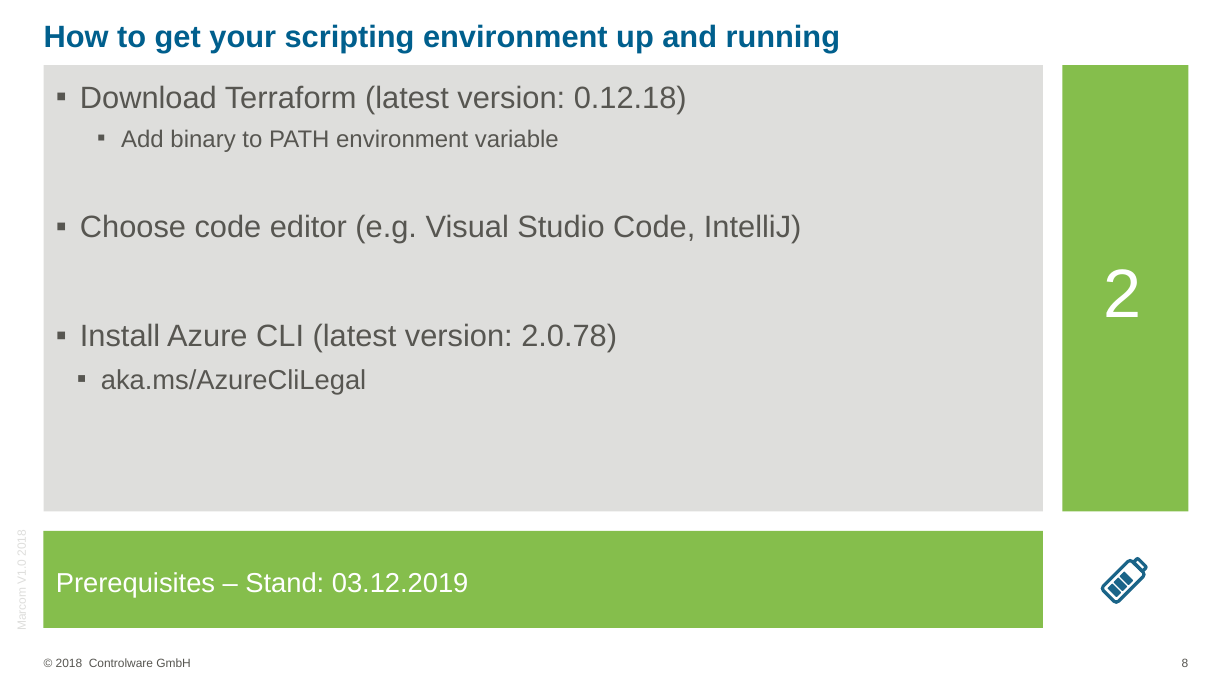
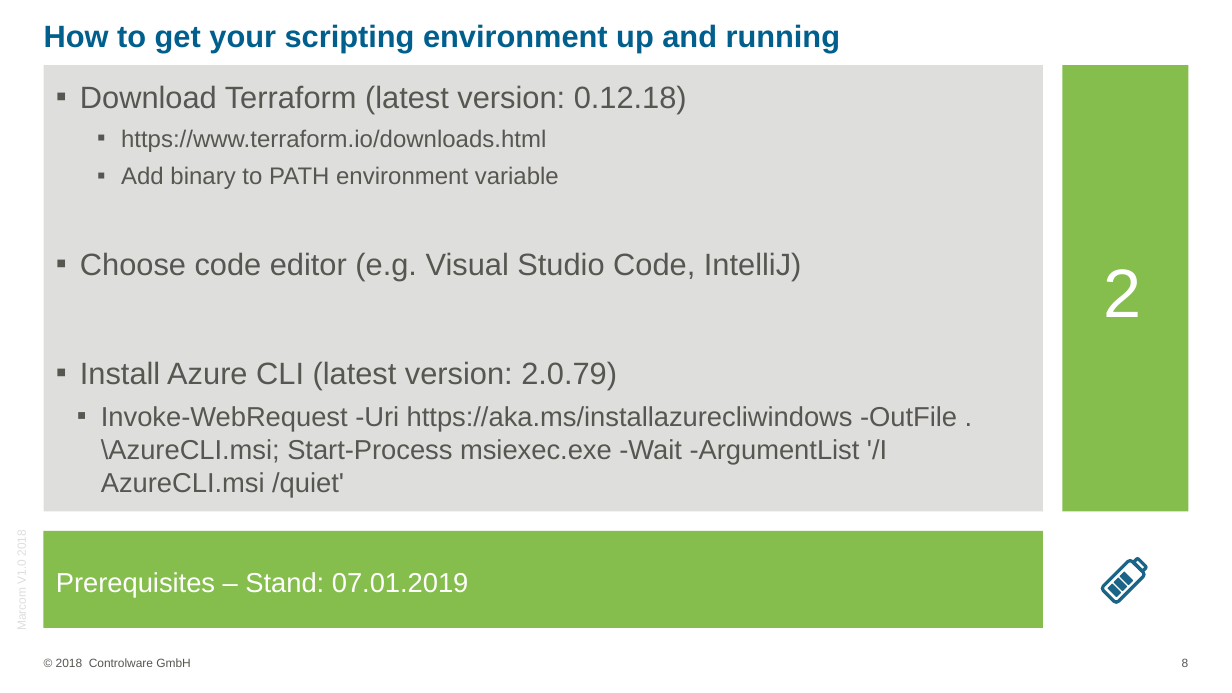
Before and after one commit to rscheder/workshops, a slide deck: slide 8 of tf/ppt/Workshop_Terraform_Basic.pptx. Drawn at 1232x693 pixels with LibreOffice and Linux fonts; fonts in the diff are those of the drawing; background and template pictures are left out. Boxes give left, top, right and bottom in pixels: in the first picture for what was removed or moved away, otherwise in the second. Text is boxed around its words. In the diff, an @@ line names an element or a change of style, - is before the commit and + after.

```diff
--- a/tf/ppt/Workshop_Terraform_Basic.pptx
+++ b/tf/ppt/Workshop_Terraform_Basic.pptx
@@ text at (x1=121, y1=129, x2=546, y2=152): paragraph added @@
+    ▪ https://www.terraform.io/downloads.html
@@ text at (x1=80, y1=361, x2=957, y2=497): text changed; size 18 to 16 pt @@
-▪ Install Azure CLI (latest version: 2.0.78)
-  ▪ aka.ms/AzureCliLegal
+▪ Install Azure CLI (latest version: 2.0.79)
+  ▪ Invoke-WebRequest -Uri https://aka.ms/installazurecliwindows -OutFile .\AzureCLI.msi; Start-Process msiexec.exe -Wait -ArgumentList '/I AzureCLI.msi /quiet'
@@ text at (x1=56, y1=572, x2=469, y2=598): text changed @@
-Prerequisites – Stand: 03.12.2019
+Prerequisites – Stand: 07.01.2019
```
Also in this commit, not shown: 5 other slides changed, 2 other files.
